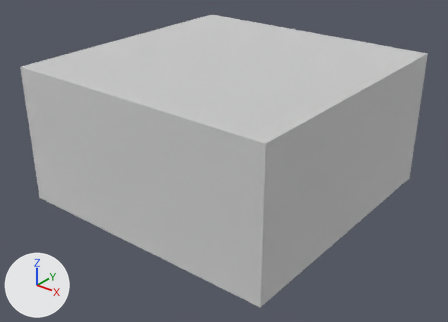
Two versions of the glTF model assets-source/rooms/guardian-vault/staging/guardian-vault.glb, one commit apart.
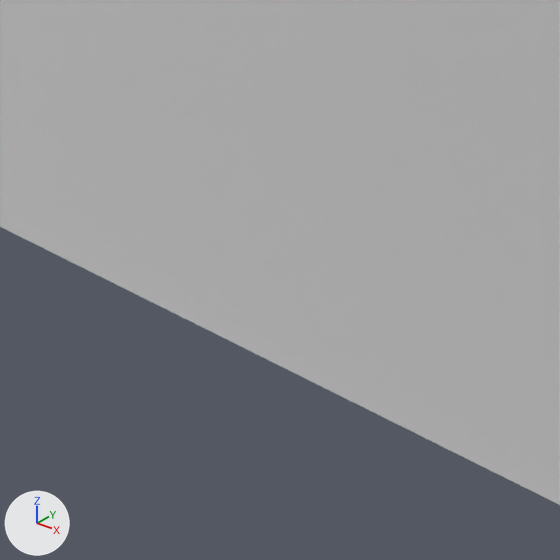
Each version appears first whole from a 50 mm lens placed at (15.4, -19.7, 13.46), pointed at (0.19, -0.68, 1.67), and next in a close-up on the part from 16% to 50% of the width and 48% to 94% of the height. The axes (+X, +Y, +Z) are drawn at lower left. The lights are the same throughout. The last two pictures show the newer version. Vertices at exactly the same position are counted once.

Script lines for the objects in view, before the commit:
```python
ob_door_frame_s = bpy.data.objects.new('door-frame-s', me_door_frame_s)
ob_door_frame_s.location = (0.0, 0.0, 0.0)
ob_door_plug_s = bpy.data.objects.new('door-plug-s', me_door_plug_s)
ob_door_plug_s.location = (0.0, 0.0, 0.0)
ob_guardian_vault = bpy.data.objects.new('guardian-vault', me_guardian_vault)
ob_guardian_vault.location = (0.0, 0.0, 0.0)
```
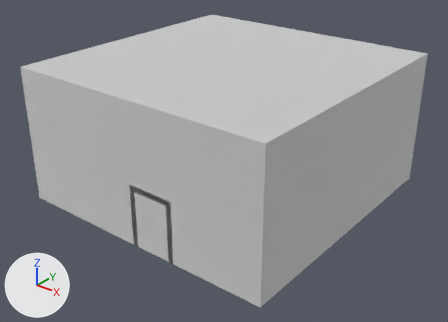
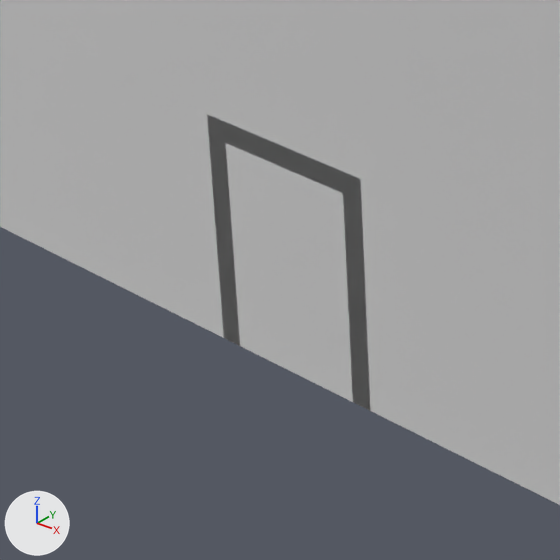
Changed parts and their boxes [x1, y1, x2, y2] in the close-ups (560 x 560 px):
part 1 of me_door_frame_s, added
    after: [207, 115, 370, 410]
part 2 of me_door_plug_s, rebuilt
    before: [226, 143, 353, 402]
    after: [207, 115, 370, 410]
part 3 of me_guardian_vault, reshaped
    both: [0, 154, 560, 505]

The change in detail:
Material 'guardian-vault_hot_flame' (mat_guardian_vault_hot_flame) is new.
Its base color is (0.25, 0.18, 0.075) (brown #89764d).
Its emission color is (1.0, 0.72, 0.3) (beige #ffdd95).
Its emission strength is 6.0.
Material 'guardian-vault_tip_flame' (mat_guardian_vault_tip_flame) is new.
Its base color is (0.25, 0.113, 0.0225) (brown #895e29).
Its emission color is (1.0, 0.45, 0.09) (orange #ffb355).
Its emission strength is 5.0.
me_door_frame_s is used by ob_door_frame_s; location (0.0, 0.0, 0.0).
me_door_frame_s had 26 vertices, 34 faces and spanned x 0.08..1.92, y -6.0..-5.94, z 0.0..2.52.
me_door_frame_s now has 76 vertices, 92 faces and spans x -0.04..2.04, y -6.0..-5.8, z 0.0..2.64.
Part 1, on me_door_frame_s:
25 vertices are added at x -0.04..2.04, y -6.0..-5.8, z 0.0..2.52.
5 new vertices lie (0.0, 0.0, 0.12) away from vertices in x 0.08..2.04, y -6.0, z 2.52.
5 new vertices lie (-0.12, 0.0, 0.0) away from vertices in x 0.08..0.2, y -6.0, z 0.0..2.64.
15 new vertices lie (0.12, 0.0, 0.0) away from vertices in x -0.04..1.92, y -6.0..-5.96, z 0.0..2.4.
2 new faces join them, mat_guardian_vault_stone_floor (white #e7e7e7).
28 new faces join them, mat_guardian_vault_wallpaper (white #e7e7e7).
28 new faces join them, mat_guardian_vault_walnut (white #e7e7e7).
me_door_frame_s gains material mat_guardian_vault_stone_floor (white #e7e7e7).
me_door_frame_s gains material mat_guardian_vault_wallpaper (white #e7e7e7).
me_door_frame_s gains material mat_guardian_vault_walnut (white #e7e7e7).
me_door_plug_s is used by ob_door_plug_s; location (0.0, 0.0, 0.0).
me_door_plug_s had 28 vertices, 20 faces and spanned x 0.2..1.8, y -6.0..-5.96, z 0.0..2.4.
me_door_plug_s now has 38 vertices, 28 faces and spans x -0.04..2.04, y -6.0..-5.8, z 0.0..2.64.
me_door_plug_s part 2: the loose piece of 6 vertices spanning x 0.2..1.8, y -6.0, z 0.0..2.4 is rebuilt with 8 vertices and now spans x -0.04..2.04, y -6.0..-5.8, z 0.0..2.64.
Other edits to the shape of me_door_plug_s do not show in these pictures.
me_door_plug_s gains material mat_guardian_vault_stone_floor (white #e7e7e7).
me_guardian_vault is used by ob_guardian_vault; location (0.0, 0.0, 0.0).
me_guardian_vault had 9346 vertices, 12223 faces and spanned x -6.0..6.0, y -6.0..6.0, z 0.0..6.0.
me_guardian_vault now has 12816 vertices, 18769 faces and spans x -6.0..6.0, y -6.0..6.0, z 0.0..6.0.
me_guardian_vault part 3: 56 vertices moved within x -4.55..4.55, y -6.0..4.55, z 0.0..6.0; 6 vertices removed from x 0.2..4.82, y -6.0..-5.98, z 0.0..0.97; 3468 vertices added at x -6.0..6.0, y -6.0..6.0, z 0.0..1.72.
Other edits to the shape of me_guardian_vault do not show in these pictures.
me_guardian_vault gains material mat_guardian_vault_hot_flame (brown #89764d, glowing beige #ffdd95).
me_guardian_vault gains material mat_guardian_vault_tip_flame (brown #895e29, glowing orange #ffb355).
